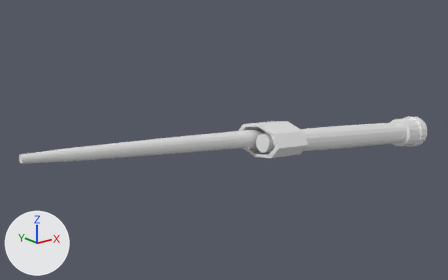
The OBJ model Game/res/assets/models/Decorative/headPiece.obj: old version first, new version second.
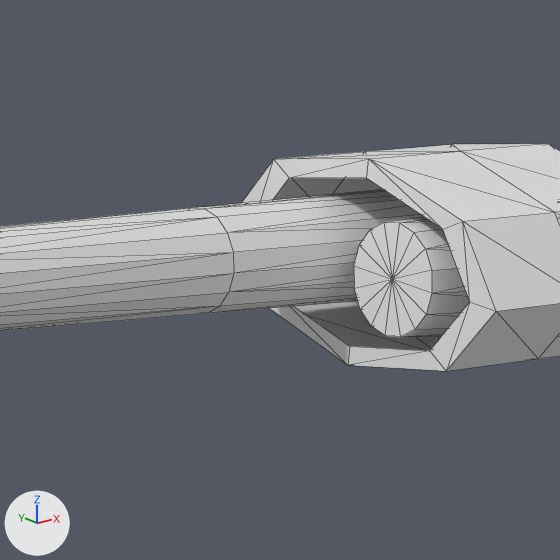
Each version is shown whole from a 50 mm camera at (-21.19, -14.13, 7.2) aimed at (-8.92, 1.21, 1.07), then close up on the part from 44% to 65% of the width and 35% to 67% of the height. The lights are fixed; the arrows at lower left show +X, +Y and +Z. The close-ups show mesh edges as thin lines. Where no turn or scale is listed for an object, it has been applied to the vertices.

Objects in the first close-up: 'headPiece'.
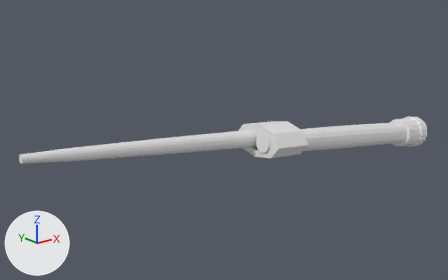
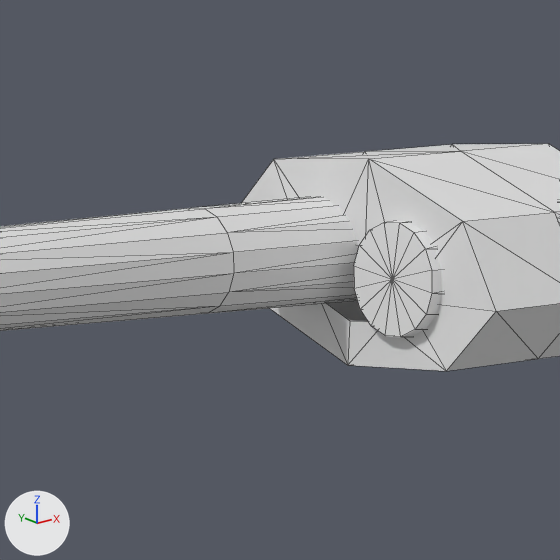
Changed parts and their boxes [x1, y1, x2, y2] in the close-ups (560 x 560 px; the box of a moved part takes in the faces that stretch with it):
```json
{"part": 1, "of": "me_headpiece", "change": "moved or reshaped", "before": [242, 159, 496, 371], "after": [242, 159, 496, 371]}
```

The change, as JSON lines over the scene's bpy script:
```json
{"block": "me_headpiece", "where": "me_headpiece.from_pydata(...)  # 315 vertices, 592 faces; spans x -15.9..0.1, y -0.7..1.4, z -0.6..2.2"}
{"block": "me_headpiece", "where": "# used by ob_headpiece; location = (0.0, 0.0, 0.0)"}
{"block": "me_headpiece", "change": "me_headpiece part 1"}
{"op": "set", "path": "me_headpiece.vertices[275].co", "old": "(-8.3, 1.2, 1.1)", "new": "(-8.3, 0.7, 1.0)"}
{"op": "set", "path": "me_headpiece.vertices[276].co", "old": "(-8.3, 0.9, 0.8)", "new": "(-8.3, 0.6, 0.9)"}
{"op": "set", "path": "me_headpiece.vertices[277].co", "old": "(-8.3, 0.3, 0.7)", "new": "(-8.3, 0.3, 0.8)", "note": "pixel (349, 346) -> pixel (349, 320)"}
{"op": "set", "path": "me_headpiece.vertices[278].co", "old": "(-8.3, -0.3, 0.8)", "new": "(-8.3, 0.0, 0.9)", "note": "pixel (429, 350) -> not seen"}
{"op": "set", "path": "me_headpiece.vertices[279].co", "old": "(-8.3, -0.5, 1.1)", "new": "(-8.3, -0.1, 1.0)", "note": "pixel (469, 301) -> not seen"}
{"op": "set", "path": "me_headpiece.vertices[280].co", "old": "(-8.2, -0.3, 1.5)", "new": "(-8.2, 0.0, 1.2)", "note": "pixel (442, 229) -> not seen"}
{"op": "set", "path": "me_headpiece.vertices[281].co", "old": "(-8.2, 0.3, 1.6)", "new": "(-8.2, 0.3, 1.2)", "note": "pixel (366, 178) -> not seen"}
{"op": "set", "path": "me_headpiece.vertices[282].co", "old": "(-8.2, 0.9, 1.5)", "new": "(-8.2, 0.6, 1.2)", "note": "pixel (289, 177) -> not seen"}
{"op": "set", "path": "me_headpiece.vertices[291].co", "old": "(-6.9, 1.2, 1.0)", "new": "(-6.9, 0.7, 1.0)"}
{"op": "set", "path": "me_headpiece.vertices[292].co", "old": "(-7.0, 0.9, 0.7)", "new": "(-7.0, 0.6, 0.8)"}
{"op": "set", "path": "me_headpiece.vertices[293].co", "old": "(-7.0, 0.3, 0.5)", "new": "(-7.0, 0.3, 0.8)"}
{"op": "set", "path": "me_headpiece.vertices[294].co", "old": "(-7.0, -0.3, 0.7)", "new": "(-7.0, 0.0, 0.8)"}
{"op": "set", "path": "me_headpiece.vertices[295].co", "old": "(-6.9, -0.5, 1.0)", "new": "(-6.9, -0.1, 1.0)"}
{"op": "set", "path": "me_headpiece.vertices[296].co", "old": "(-6.9, -0.3, 1.3)", "new": "(-6.9, 0.0, 1.1)"}
{"op": "set", "path": "me_headpiece.vertices[297].co", "old": "(-6.9, 0.3, 1.4)", "new": "(-6.9, 0.3, 1.2)"}
{"op": "set", "path": "me_headpiece.vertices[298].co", "old": "(-6.9, 0.9, 1.3)", "new": "(-6.9, 0.6, 1.1)"}
```
